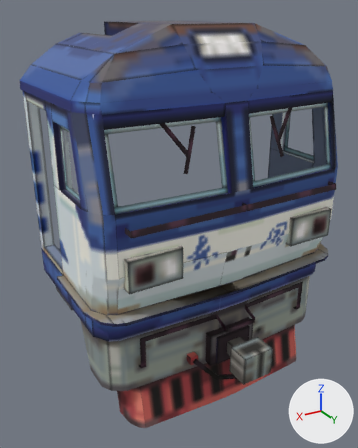
Before and after pictures for a commit that changed the OBJ model src/generated/resources/assets/kuayue/models/block/df21/df21_head.obj.
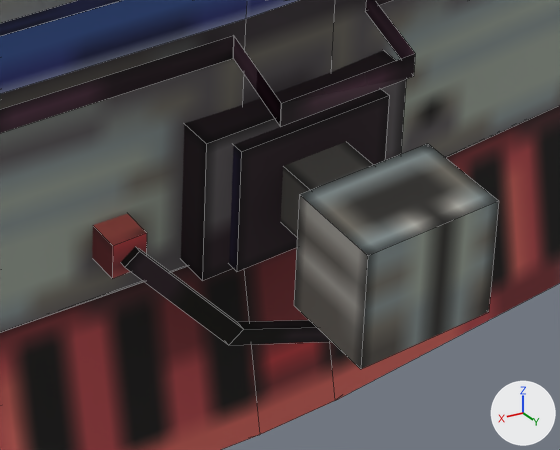
Old and new are each drawn whole from a 50 mm lens placed at (3.39, 2.55, 2.69), pointed at (0.7, -1.93, 0.45) and again close up on the part from 47% to 80% of the width and 68% to 90% of the height. Lighting does not change. The marker at lower right points along +X, +Y and +Z. The close-ups show mesh edges as thin lines. Where no turn or scale is listed for an object, it has been applied to the vertices. Vertices at the same position are counted once.
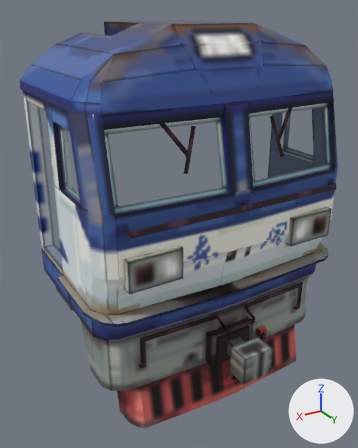
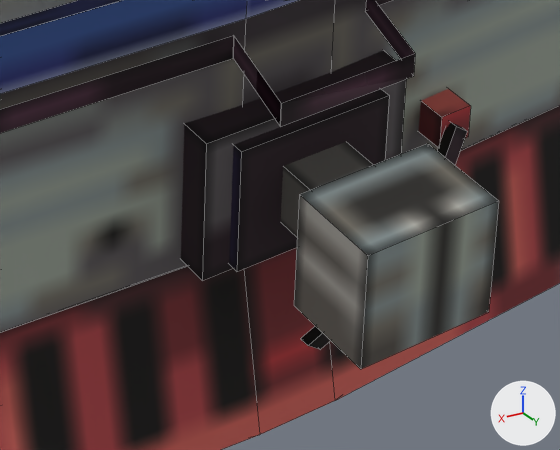
The newer file is also turned or shifted as a whole; pictures and numbers use the older file's frame.

Edits to the scene script, one JSON object a line:
```json
{"block": "me_cube", "where": "me_cube.from_pydata(...)  # 663 vertices, 440 faces; spans x -1.08..2.08, y -3.07..-0.64, z -1.48..2.58"}
{"block": "me_cube", "where": "# used by ob_cube; location = (0.0, 0.0, 0.0)"}
{"block": "me_cube", "change": "me_cube part 1: the loose piece of 12 vertices spanning x 0.43..1.01, y -1.14..-0.97, z -1.18..-0.79 is mirrored in x about its middle, then moved by (-0.44, 0.0, 0.0)"}
{"block": "me_cube", "change": "me_cube part 2: the loose piece of 8 vertices spanning x 0.94..1.03, y -1.25..-1.12, z -0.86..-0.77 is mirrored in x about its middle, then moved by (-0.97, 0.0, 0.0)"}
```

Pixel boxes [x1, y1, x2, y2] of what changed, in the close-ups (560 x 450 px; the box of a moved part takes in the faces that stretch with it):
```json
{"part": 1, "of": "me_cube", "change": "moved or reshaped", "before": [121, 246, 331, 345], "after": [301, 122, 467, 350]}
{"part": 2, "of": "me_cube", "change": "moved or reshaped", "before": [92, 214, 147, 279], "after": [419, 89, 471, 147]}
```
